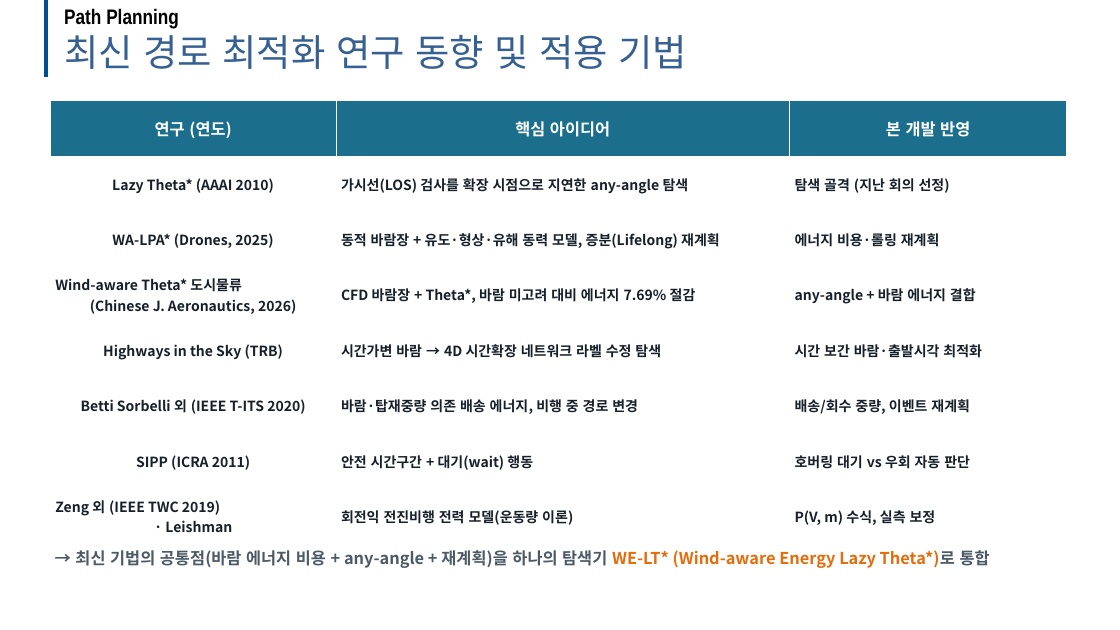
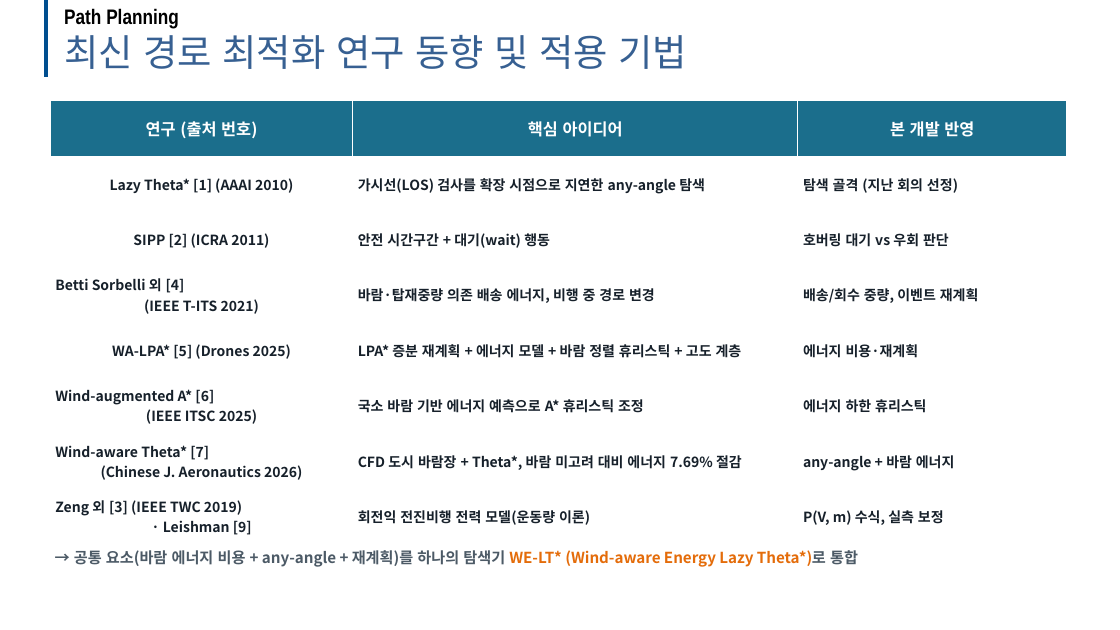
Before and after one commit to dnfl5345/Drone_path_opt, a slide deck: slide 3 of docs/drone_soc_path_planning_dev.pptx. Drawn at 1120x630 pixels with LibreOffice and Linux fonts; fonts in the diff are those of the drawing; background and template pictures are left out. Boxes give left, top, right and bottom in pixels: in the first picture for what was removed or moved away, otherwise in the second. Text is boxed around its words. In the diff, an @@ line names an element or a change of style, - is before the commit and + after.

```diff
--- a/docs/drone_soc_path_planning_dev.pptx
+++ b/docs/drone_soc_path_planning_dev.pptx
@@ table at [50,101,1067,544] @@
-row 1, column 1: 연구 (연도)
+row 1, column 1: 연구 (출처 번호)
-row 2, column 1: Lazy Theta* (AAAI 2010)
+row 2, column 1: Lazy Theta* [1] (AAAI 2010)
-row 3: WA-LPA* (Drones, 2025) | 동적 바람장 + 유도·형상·유해 동력 모델, 증분(Lifelong) 재계획 | 에너지 비용·롤링 재계획
+row 3: SIPP [2] (ICRA 2011) | 안전 시간구간 + 대기(wait) 행동 | 호버링 대기 vs 우회 판단
-row 4: Wind-aware Theta* 도시물류 (Chinese J. Aeronautics, 2026) | CFD 바람장 + Theta*, 바람 미고려 대비 에너지 7.69% 절감 | any-angle + 바람 에너지 결합
+row 4: Betti Sorbelli 외 [4] (IEEE T-ITS 2021) | 바람·탑재중량 의존 배송 에너지, 비행 중 경로 변경 | 배송/회수 중량, 이벤트 재계획
-row 5: Highways in the Sky (TRB) | 시간가변 바람 → 4D 시간확장 네트워크 라벨 수정 탐색 | 시간 보간 바람·출발시각 최적화
+row 5: WA-LPA* [5] (Drones 2025) | LPA* 증분 재계획 + 에너지 모델 + 바람 정렬 휴리스틱 + 고도 계층 | 에너지 비용·재계획
-row 6: Betti Sorbelli 외 (IEEE T-ITS 2020) | 바람·탑재중량 의존 배송 에너지, 비행 중 경로 변경 | 배송/회수 중량, 이벤트 재계획
+row 6: Wind-augmented A* [6] (IEEE ITSC 2025) | 국소 바람 기반 에너지 예측으로 A* 휴리스틱 조정 | 에너지 하한 휴리스틱
-row 7: SIPP (ICRA 2011) | 안전 시간구간 + 대기(wait) 행동 | 호버링 대기 vs 우회 자동 판단
+row 7: Wind-aware Theta* [7] (Chinese J. Aeronautics 2026) | CFD 도시 바람장 + Theta*, 바람 미고려 대비 에너지 7.69% 절감 | any-angle + 바람 에너지
-row 8, column 1: Zeng 외 (IEEE TWC 2019) · Leishman
+row 8, column 1: Zeng 외 [3] (IEEE TWC 2019) · Leishman [9]
@@ text at [74,550,858,567]: text changed; size 14 to 13 pt @@
-→ 최신 기법의 공통점(바람 에너지 비용 + any-angle + 재계획)을 하나의 탐색기 WE-LT* (Wind-aware Energy Lazy Theta*)로 통합
+→ 공통 요소(바람 에너지 비용 + any-angle + 재계획)를 하나의 탐색기 WE-LT* (Wind-aware Energy Lazy Theta*)로 통합
```
Also in this commit, not shown: 1 other slide changed, 4 slides added, 13 other files.
